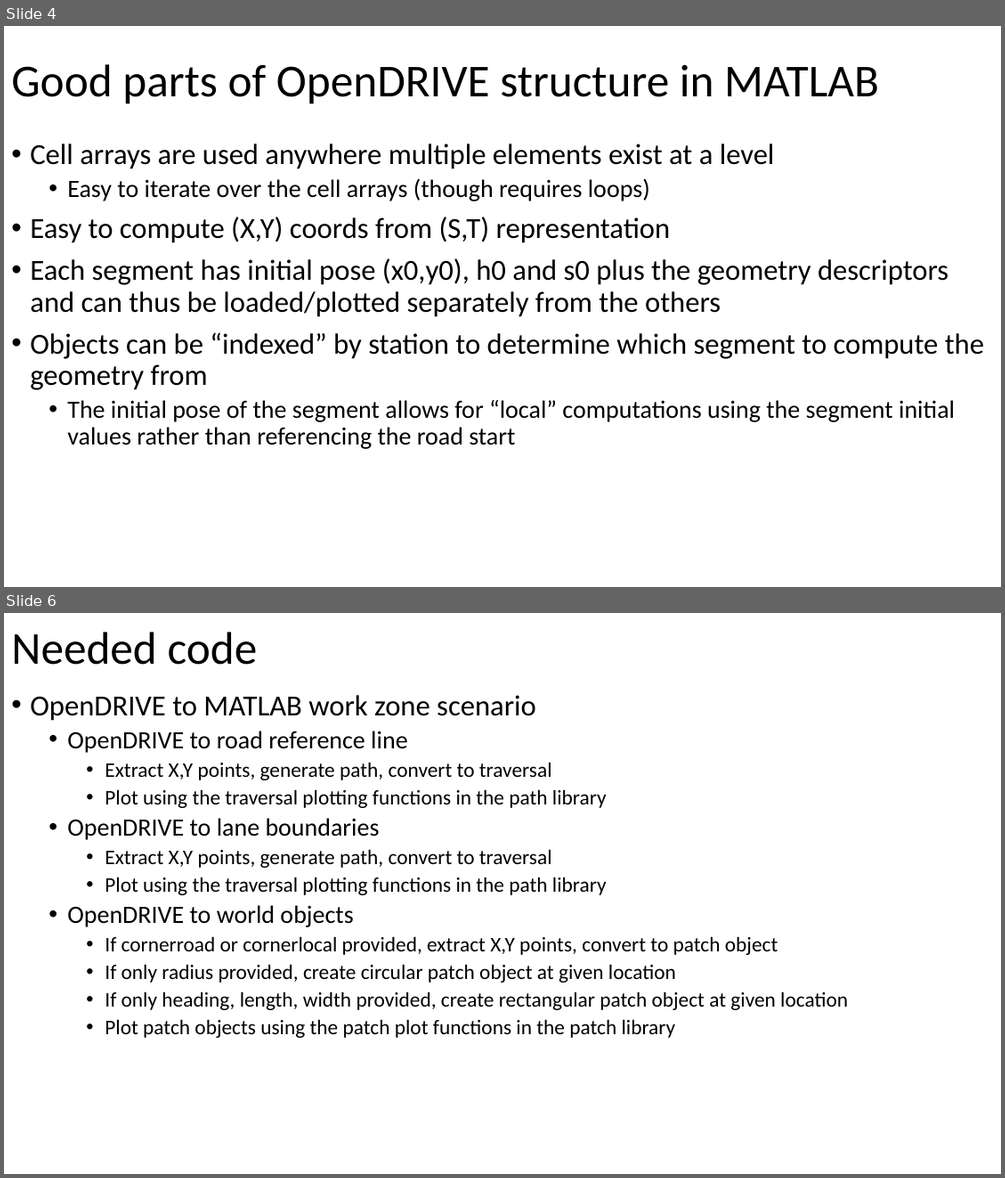
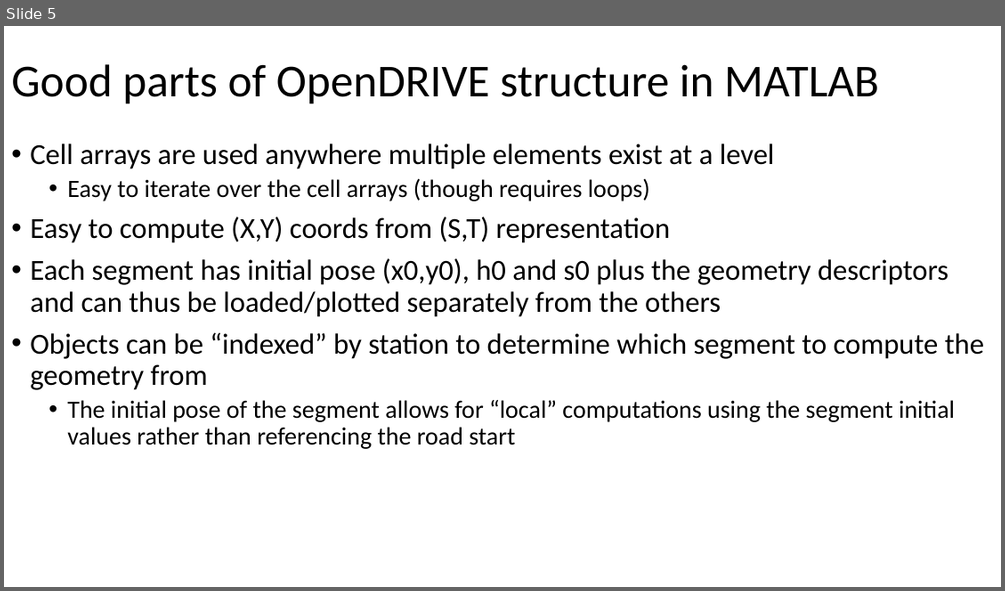
Before and after one commit to ivsg-psu/PathPlanning_MapTools_ParseXODR, a slide deck: Documents/OpenDRIVE-MATLAB.pptx. Shown one above the other, each under a label of ours: slides 4 and 6 before the commit, slide 5 after it; the slides between them are not shown. The pictures are 1005x1178 and 1005x591 pixels, drawn with LibreOffice and Linux fonts; fonts in the diff are those of the drawing. Boxes give left, top, right and bottom in pixels: in the first picture for what was removed or moved away, otherwise in the second. Text is boxed around its words. In the diff, an @@ line names an element or a change of style, - is before the commit and + after.

```diff
--- a/Documents/OpenDRIVE-MATLAB.pptx
+++ b/Documents/OpenDRIVE-MATLAB.pptx
@@ slide 6 removed at bbox=[4, 613, 1001, 1174], background #FFFFFF @@
@@ title removed at bbox=[11, 632, 258, 665] @@
-Needed code
@@ text removed at bbox=[30, 695, 848, 1038] @@
-• OpenDRIVE to MATLAB work zone scenario
-  • OpenDRIVE to road reference line
-    • Extract X,Y points, generate path, convert to traversal
-    • Plot using the traversal plotting functions in the path library
-  • OpenDRIVE to lane boundaries
-    • Extract X,Y points, generate path, convert to traversal
-    • Plot using the traversal plotting functions in the path library
-  • OpenDRIVE to world objects
-    • If cornerroad or cornerlocal provided, extract X,Y points, convert to patch object
-    • If only radius provided, create circular patch object at given location
-    • If only heading, length, width provided, create rectangular patch object at given location
-    • Plot patch objects using the patch plot functions in the patch library
@@ what was slide 4 is now slide 5 @@
```
Also in this commit, not shown: 2 slides changed, 2 slides added, 5 other files.
